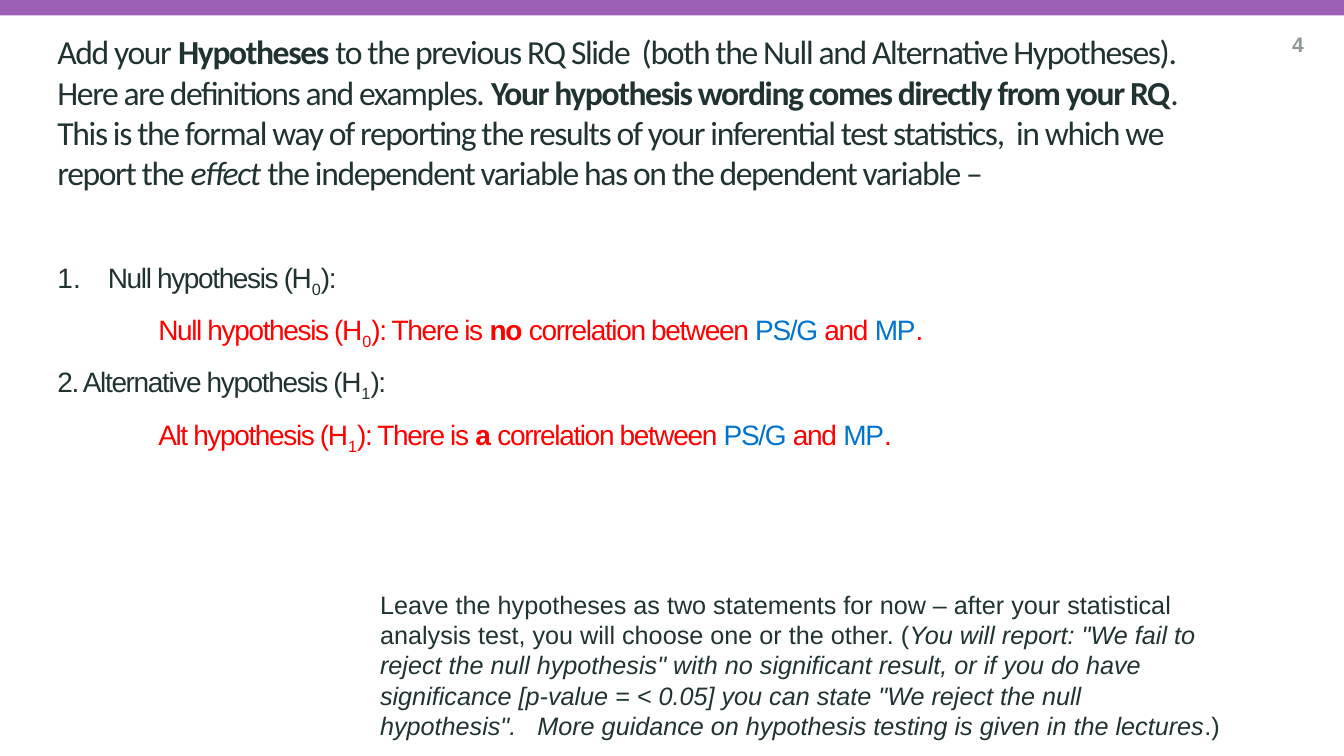
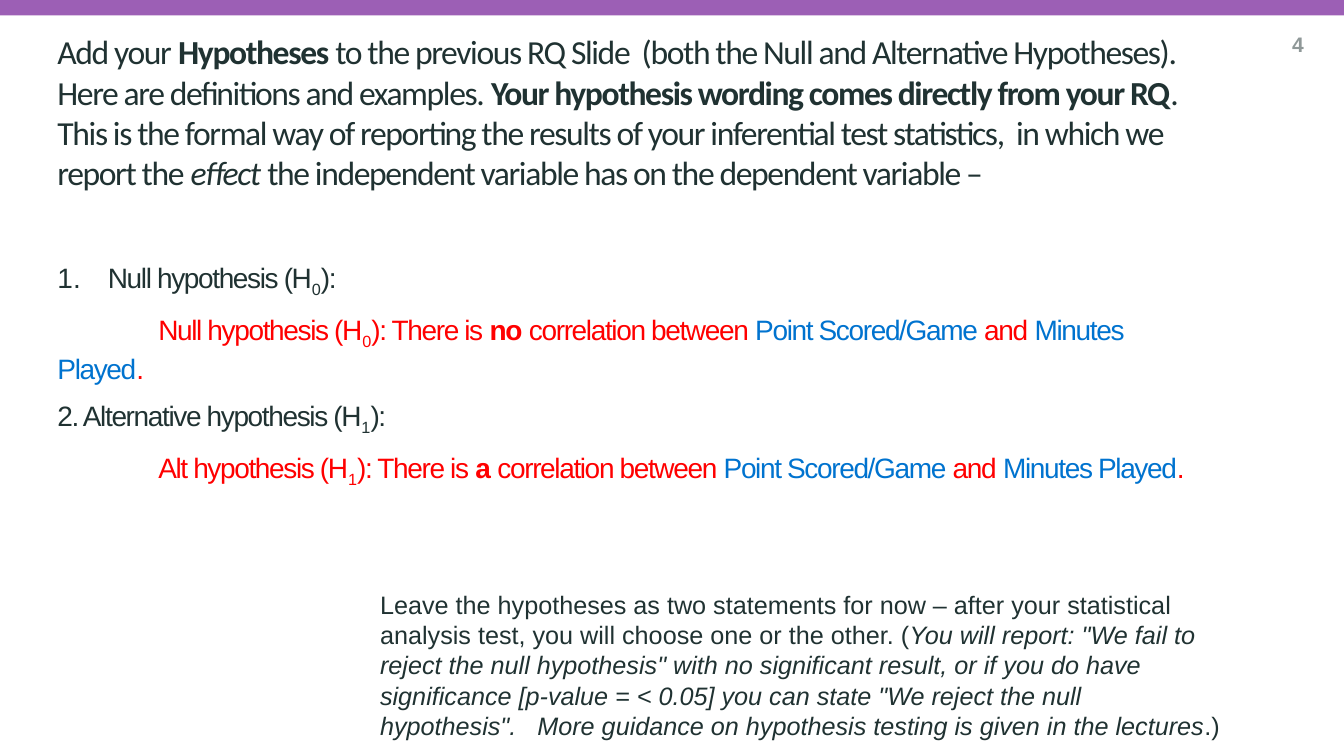
Before and after one commit to ahmedasjal/Group-Report-nba_2017_br-, a slide deck: slide 6 of research_question_presentation_template.pptx. Drawn at 1344x756 pixels with LibreOffice and Linux fonts; fonts in the diff are those of the drawing; background and template pictures are left out. Boxes give left, top, right and bottom in pixels: in the first picture for what was removed or moved away, otherwise in the second. Text is boxed around its words. In the diff, an @@ line names an element or a change of style, - is before the commit and + after.

Commit message:
Updated Hypothesis statement as required

```diff
--- a/research_question_presentation_template.pptx
+++ b/research_question_presentation_template.pptx
@@ subtitle at bbox=[57, 319, 1125, 384]: text changed @@
-Null hypothesis (H0): There is no correlation between PS/G and MP.
+Null hypothesis (H0): There is no correlation between Point Scored/Game and Minutes Played.
@@ subtitle at bbox=[158, 457, 1185, 483]: text changed @@
-Alt hypothesis (H1): There is a correlation between PS/G and MP.
+Alt hypothesis (H1): There is a correlation between Point Scored/Game and Minutes Played.
```
